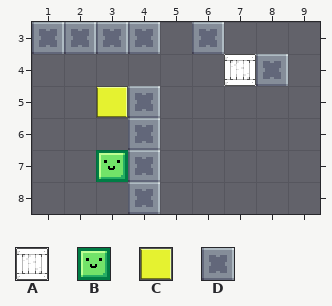
An edit to a level. Tiled map (JSON), Assets/Level_Editor/TileMap/Tutorial_2.tmj. The first picture shows the starting point.
Cells are 32x32 px. Shown: x 1..9, y 3..8.
Key: from "tileSet": A 14, B 31, C 32, D 33.
_ is an empty cell.
Layer "Blocks" before, first column x 1:
3 DDDD_D___
4 _______D_
5 __CD_____
6 ___D_____
7 ___D_____
8 ___D_____
New version:
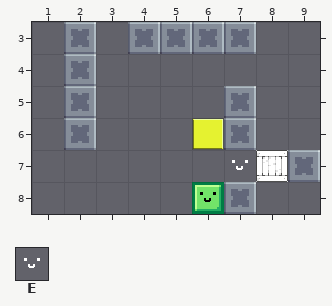
Further tiles: from "tileSet": E 10.
From the commit log: fix bugs UpdateCamera/TutorialLeves/FollowEntity
Edits made:
Changed rows in their new state; . is an unchanged cell.
Layer "Blocks":
first column x 1:
3 _._.D.D..
4 .D....._.
5 .D__..D..
6 .D._.CD..
7 ..._....D
8 ..._..D..
Layer "Overlap":
first column x 7:
4 _.
7 EA
Layer "Player":
first column x 3:
7 _...
8 ...B
Boxes around the changes in both pictures, in picture pixels (x1, y1, x2, y2):
changed: (32, 22, 160, 214)
added: (160, 22, 192, 54)
changed: (192, 22, 320, 214)
